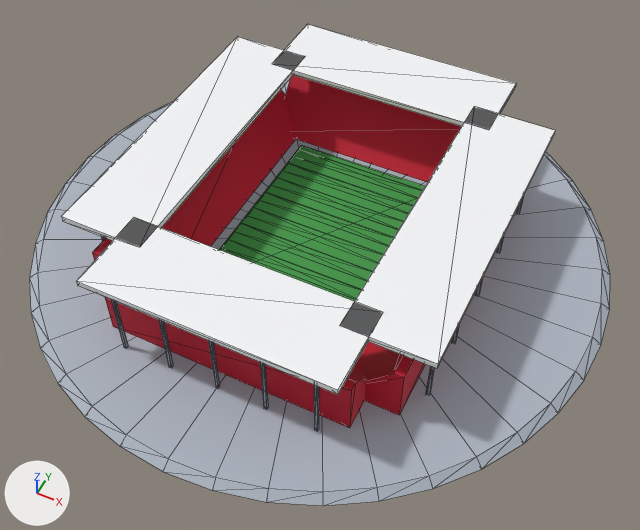
Before and after pictures for a commit that changed the glTF model zrmap-site/st_bmofield.glb.
Camera for both pictures: a 50 mm lens placed at (11.9, -23.8, 28.2), pointed at (0.8, -1.6, 0.5). Lighting does not change. The marker at lower left points along +X, +Y and +Z. The picture after the commit comes second. Mesh edges are drawn as thin lines. Where no turn or scale is listed for an object, it has been applied to the vertices. Vertices at exactly the same position are counted once.

Objects in the first picture: 'city'.
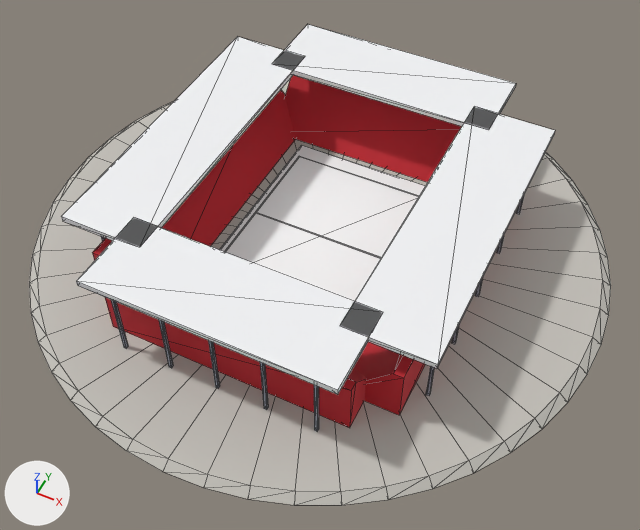
What differs and where, as boxes (x1, y1, x2, y2) in the pictures (640 x 530 px; the box of a moved part takes in the faces that stretch with it):
'city', reshaped
    before: (29, 24, 610, 506)
    after: (29, 24, 611, 505)
part 1 of me_city, added
    after: (299, 156, 419, 197)
part 2 of me_city, added
    after: (256, 213, 381, 259)
part 3 of me_city, added
    after: (225, 156, 299, 252)
part 4 of me_city, moved or reshaped
    before: (35, 101, 610, 506)
    after: (33, 102, 611, 505)
part 5 of me_city, recoloured
    both: (29, 80, 610, 504)
part 6 of me_city, recoloured (green to white)
    both: (219, 145, 425, 301)
part 7 of me_city, recoloured
    both: (92, 75, 462, 428)
part 8 of me_city, edited (looks the same)
    both: (61, 24, 555, 395)

Diff of the bpy script that builds the scene:
```diff
--- a/zrmap-site/st_bmofield.glb.py
+++ b/zrmap-site/st_bmofield.glb.py
@@ mat_paint @@
+mat_paint = bpy.data.materials.new('paint')
+mat_paint.use_nodes = True; mat_paint.node_tree.nodes.clear()
+_N = mat_paint.node_tree.nodes; _L = mat_paint.node_tree.links
+n0 = _N.new('ShaderNodeBsdfPrincipled'); n0.name = 'Principled BSDF'
+n0.inputs[2].default_value = 0.8  # 'Roughness'
+n1 = _N.new('ShaderNodeOutputMaterial'); n1.name = 'Material Output'
+n2 = _N.new('ShaderNodeVertexColor'); n2.name = 'Color Attribute'
+_L.new(n0.outputs[0], n1.inputs[0])  # 'BSDF' to 'Surface'
+_L.new(n2.outputs[0], n0.inputs[0])  # 'Color' to 'Base Color'
@@ mat_concrete @@
+mat_concrete = bpy.data.materials.new('concrete')
+mat_concrete.use_nodes = True; mat_concrete.node_tree.nodes.clear()
+_N = mat_concrete.node_tree.nodes; _L = mat_concrete.node_tree.links
+n0 = _N.new('ShaderNodeBsdfPrincipled'); n0.name = 'Principled BSDF'
+n0.inputs[2].default_value = 0.8  # 'Roughness'
+n1 = _N.new('ShaderNodeOutputMaterial'); n1.name = 'Material Output'
+n2 = _N.new('ShaderNodeVertexColor'); n2.name = 'Color Attribute'
+_L.new(n0.outputs[0], n1.inputs[0])  # 'BSDF' to 'Surface'
+_L.new(n2.outputs[0], n0.inputs[0])  # 'Color' to 'Base Color'
@@ mat_metal @@
+mat_metal = bpy.data.materials.new('metal')
+mat_metal.use_nodes = True; mat_metal.node_tree.nodes.clear()
+_N = mat_metal.node_tree.nodes; _L = mat_metal.node_tree.links
+n0 = _N.new('ShaderNodeBsdfPrincipled'); n0.name = 'Principled BSDF'
+n0.inputs[2].default_value = 0.8  # 'Roughness'
+n1 = _N.new('ShaderNodeOutputMaterial'); n1.name = 'Material Output'
+n2 = _N.new('ShaderNodeVertexColor'); n2.name = 'Color Attribute'
+_L.new(n0.outputs[0], n1.inputs[0])  # 'BSDF' to 'Surface'
+_L.new(n2.outputs[0], n0.inputs[0])  # 'Color' to 'Base Color'
@@ mat_seats @@
+mat_seats = bpy.data.materials.new('seats')
+mat_seats.use_nodes = True; mat_seats.node_tree.nodes.clear()
+_N = mat_seats.node_tree.nodes; _L = mat_seats.node_tree.links
+n0 = _N.new('ShaderNodeBsdfPrincipled'); n0.name = 'Principled BSDF'
+n0.inputs[2].default_value = 0.8  # 'Roughness'
+n1 = _N.new('ShaderNodeOutputMaterial'); n1.name = 'Material Output'
+n2 = _N.new('ShaderNodeVertexColor'); n2.name = 'Color Attribute'
+_L.new(n0.outputs[0], n1.inputs[0])  # 'BSDF' to 'Surface'
+_L.new(n2.outputs[0], n0.inputs[0])  # 'Color' to 'Base Color'
@@ mat_grass @@
+mat_grass = bpy.data.materials.new('grass')
+mat_grass.use_nodes = True; mat_grass.node_tree.nodes.clear()
+_N = mat_grass.node_tree.nodes; _L = mat_grass.node_tree.links
+n0 = _N.new('ShaderNodeBsdfPrincipled'); n0.name = 'Principled BSDF'
+n0.inputs[2].default_value = 0.8  # 'Roughness'
+n1 = _N.new('ShaderNodeOutputMaterial'); n1.name = 'Material Output'
+n2 = _N.new('ShaderNodeVertexColor'); n2.name = 'Color Attribute'
+_L.new(n0.outputs[0], n1.inputs[0])  # 'BSDF' to 'Surface'
+_L.new(n2.outputs[0], n0.inputs[0])  # 'Color' to 'Base Color'
@@ me_city @@
-me_city.from_pydata(...)  # 386 vertices, 616 faces; spans x -12.4..12.4, y -12.4..12.4, z -2.1..2.1
+me_city.from_pydata(...)  # 370 vertices, 600 faces; spans x -12.4..12.4, y -12.4..12.4, z -2.1..2.1
+# me_city part 1: a new loose piece, a box spanning x -3.2..3.2, y 4.175..4.225, z -1.692..-1.673, in mat_paint
+# me_city part 2: a new loose piece, a box spanning x -3.2..3.2, y -0.026..0.026, z -1.692..-1.673, in mat_paint
+# me_city part 3: a new loose piece, a box spanning x -3.225..-3.175, y -4.199..4.199, z -1.692..-1.673, in mat_paint
+# me_city part 4
+# 32 faces are deleted
+# 4 vertices in x -10.0..7.3, y -10.0..7.3, z -2.1..-1.8 move by (0.2, 0.2, 0.0)
+# 4 vertices in x -7.3..10.0, y -7.3..10.0, z -2.1..-1.8 move by (-0.2, -0.2, 0.0)
+# 4 vertices in x -7.3..10.0, y -10.0..7.3, z -2.1..-1.8 move by (-0.2, 0.2, 0.0)
+# 4 vertices in x -10.0..7.3, y -7.3..10.0, z -2.1..-1.8 move by (0.2, -0.2, 0.0)
+# 48 vertices move from x -12.2..12.2, y -12.2..12.2, z -2.1..-1.8 to x -12.3..12.3, y -12.3..12.3, z -2.1..-1.8
+# 16 vertices are added at x -11.5..11.5, y -11.5..11.5, z -2.1..-1.8
+# 64 new faces join them, mat_concrete
+# me_city part 5: 128 faces spanning x -12.4..12.4, y -12.4..12.4, z -2.1..-1.8 switch from mat_city to mat_concrete
+# me_city part 6: 12 faces spanning x -3.5..3.5, y -5.0..5.0, z -1.8..-1.7 switch from mat_city to mat_grass
+# me_city part 7: 48 faces spanning x -6.6..6.6, y -8.0..8.0, z -1.8..0.6 switch from mat_city to mat_seats
+# me_city part 8: 48 faces spanning x -7.7..7.7, y -9.1..9.1, z 1.8..2.1 switch from mat_city to mat_metal
+# other edits to the shape of me_city do not show in these pictures
+me_city.materials.append(mat_paint)
```
